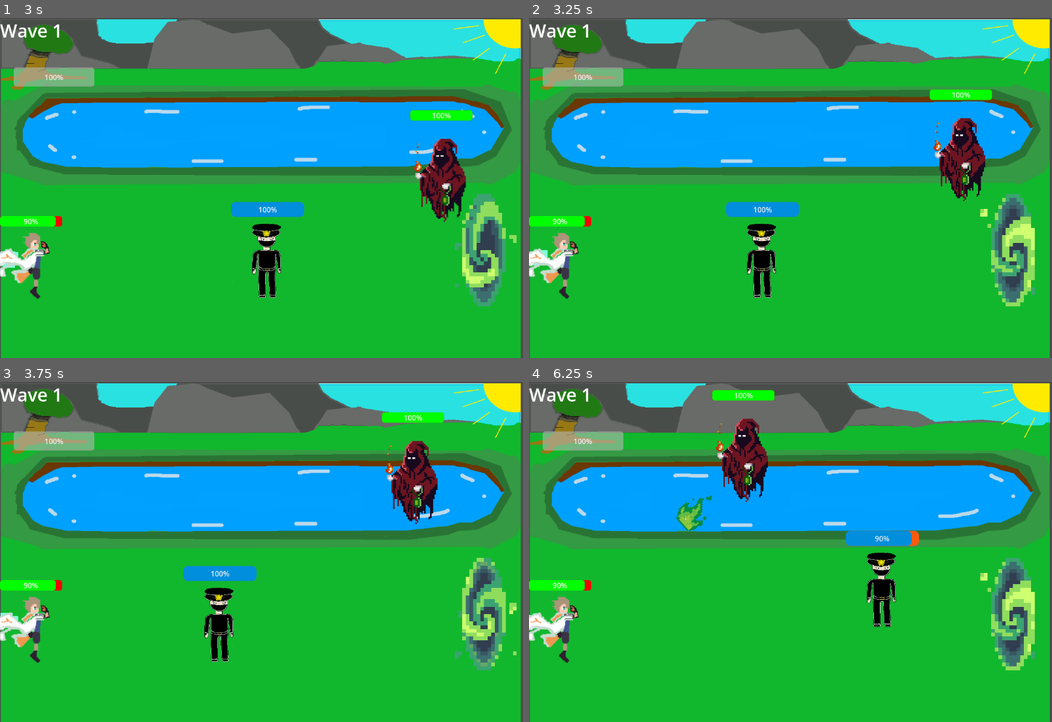
Above: before the commit, frames 1-4 (two rows, left to right).
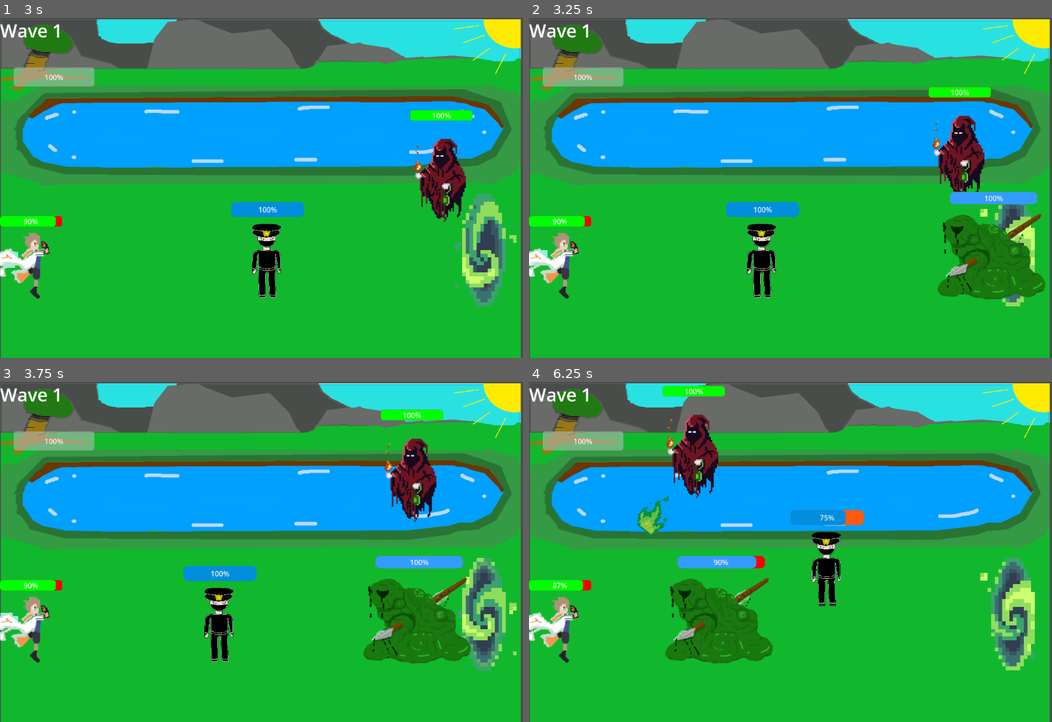
Above: after the commit, the same moments.

Repository: jwang5-dot/12-DT-Project
Game: Godot game, scene res://scene/mainmenu.tscn
The game is run twice, just before and just after one commit, with the same random seed, the same clock (stepped at 60 frames per second) and the same inputs.
Inputs (mouse positions are in pixels of both pictures, inside the frame that each line leads up to):
- Up to frame 1 (3 s): click "PLAY" at 0.5 s; tap Enter (ui_accept) at 1.25, 1.52, 2.27 s; move the mouse to (376, 171) at 1.27 s; hold Right (ui_right) 1.28-2.78 s; move the mouse to (156, 205) at 2.02 s; move the mouse to (313, 113) at 2.77 s; hold Left (ui_left) from 2.78 s (still down)
- Up to frame 2 (3.25 s): keep holding Left (ui_left)
- Up to frame 3 (3.75 s): move the mouse to (235, 620) at 3.52 s; release Left (ui_left) at 3.53 s; hold Right (ui_right) from 3.53 s (still down)
- Up to frame 4 (6.25 s): tap Enter (ui_accept) at 3.77, 4.52, 5.27 s; move the mouse to (947, 603) at 4.27 s; move the mouse to (633, 501) at 5.02 s; release Right (ui_right) at 5.03 s; hold Left (ui_left) 5.03-5.78 s; move the mouse to (816, 552) at 5.77 s; hold Right (ui_right) from 5.78 s (still down)

Frame 1 is identical in both runs. In frame 2, 5.4% of the frame differs, in the area x 76-99%, y 20-83%; in frame 3, 5.5%; in frame 4, 12%, in the area x 4-75%, y 1-83%.

Commit message:
spawn_bug_fix

Diff:
--- a/assessment-game/script/enemy_spawn.gd
+++ b/assessment-game/script/enemy_spawn.gd
@@ -3,7 +3,7 @@
 signal wave_changed(wave)
 
 const SPAWN_TIME: int = 1
-const ENEMY_NUMBER: int = 1
+const ENEMY_NUMBER: int = 2
 const ENEMY_WAVES: int = 2
 const WAVE_TIME: int = 10
 const ENEMY_SPAWNED: int = 0
